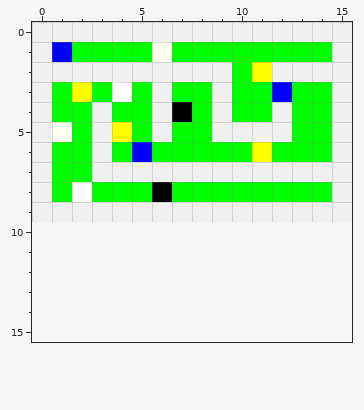
Two states of a pixel-art sprite, ProyectoDds/res/textures/levels/map1.png. This is how it looked before the edit.
The file is 16x10 pixels. The old version is drawn lined up with the new one, on the new canvas.
Now the later version:
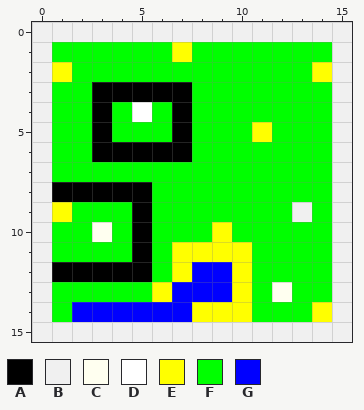
Palette (. is transparent): A #000000  B #f0f0f0  C #fffff0  D #ffffff  E #ffff00  F #00ff00  G #0000ff
Difference:
canvas 16x10 -> 16x16
Changed rows in their new state; - is an unchanged pixel.
first column x 0:
 1 -F----FE--------
 2 -EFFFFFFFF-FFFE-
 3 --FAAAAA-F--F---
 4 ---A-DF--F--F---
 5 -F-AF-FA-FFEF---
 6 ---AAAAA---F----
 7 ---FFFFFFFFFFFF-
 8 -AAAAAF---------
 9 -EFFFAFFFFFFF-F-
10 BFFCFAFFFEFFFFFB
11 BFFFFAFEEEEFFFFB
12 BAAAAAFEGGEFFFFB
13 BFFFFFEGGGEFCFFB
14 BFGGGGGGEEEFFFEB
15 BBBBBBBBBBBBBBBB
